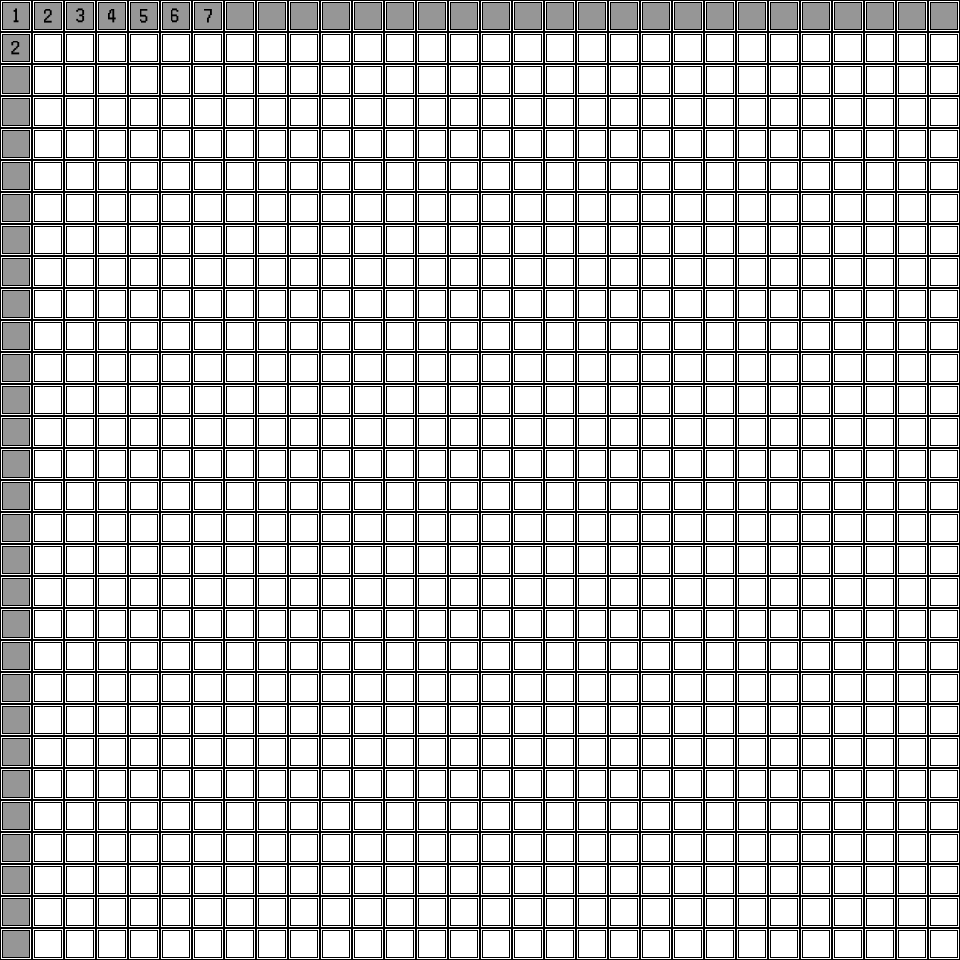
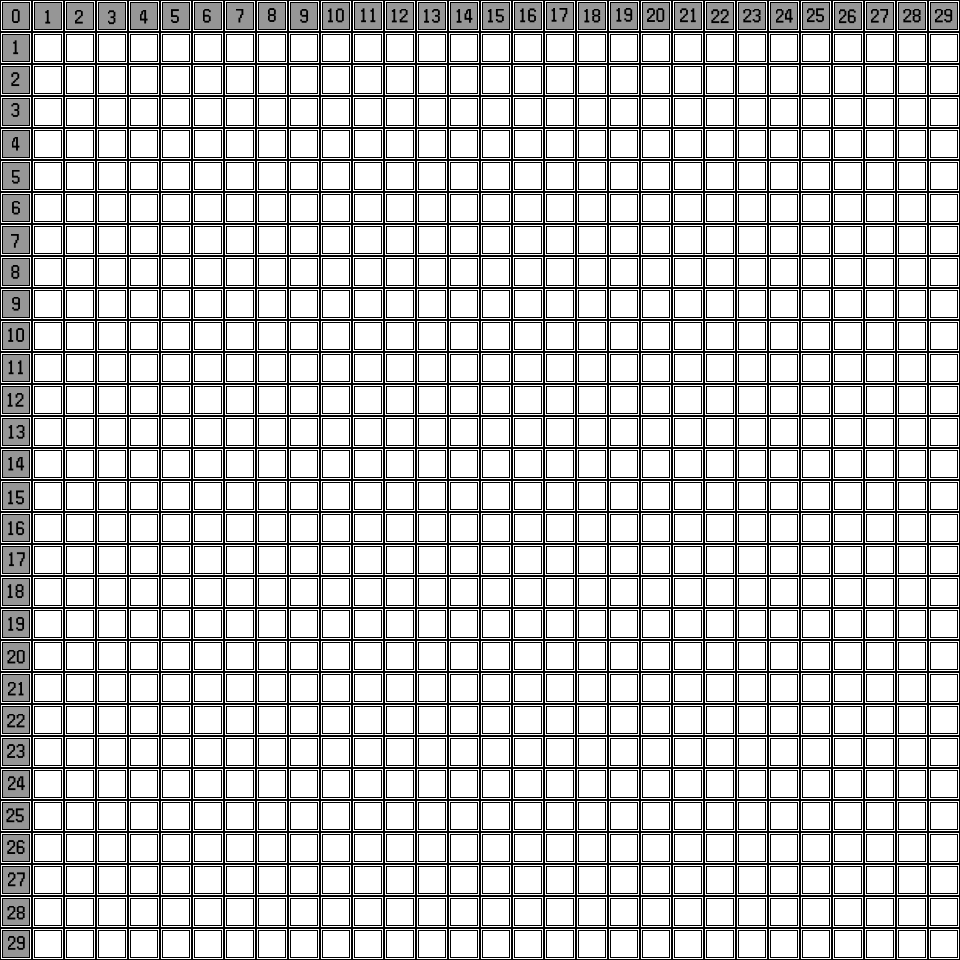
Revision of a layered 960 × 960 image; what changed, layer by layer:
pixels changed over 6, 8, 953, 950 (layer not identified)
